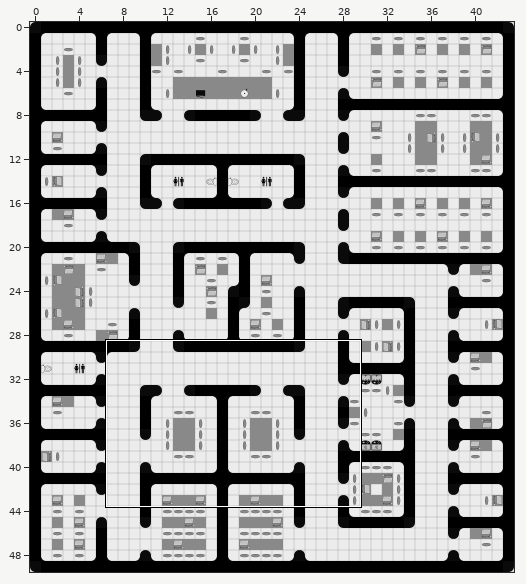
Tiled map: flask/assets/map3.tmx. Above, an overview of the earlier version with the close-up marked.
Close-up. Old version:
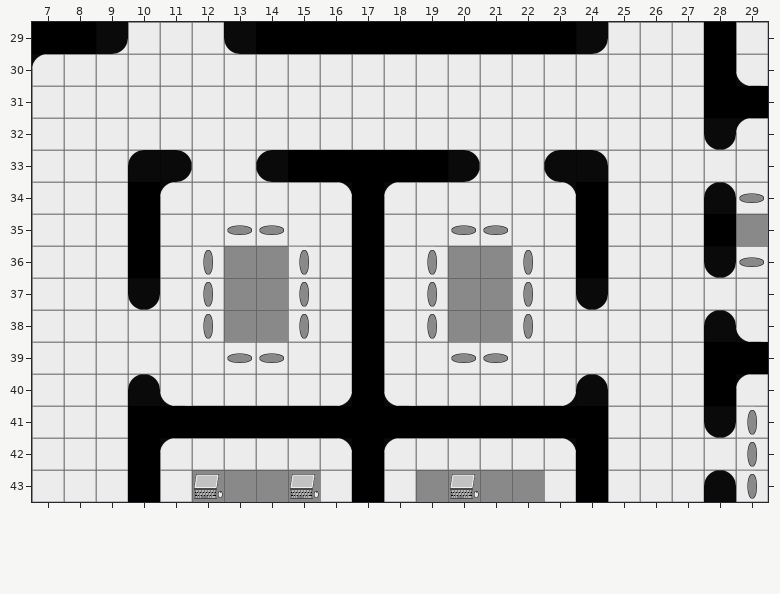
Cells are 64x64 px. Shown: x 7..29, y 29..43.
The result:
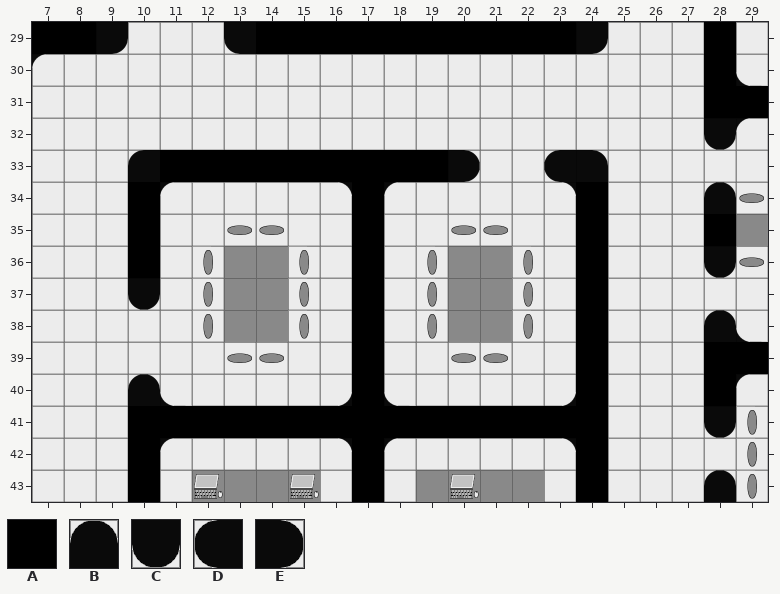
Key: from "tiles2": A 0, B 10, C 11, D 12, E 13.
_ is an empty cell, . an unchanged one.
Difference:
--- layer "World"
@@ x 11..14 @@
-33 E__D
+33 AAAA
@@ x 24..24 @@
-37 C
-38 _
-39 _
-40 B
+37 A
+38 A
+39 A
+40 A
